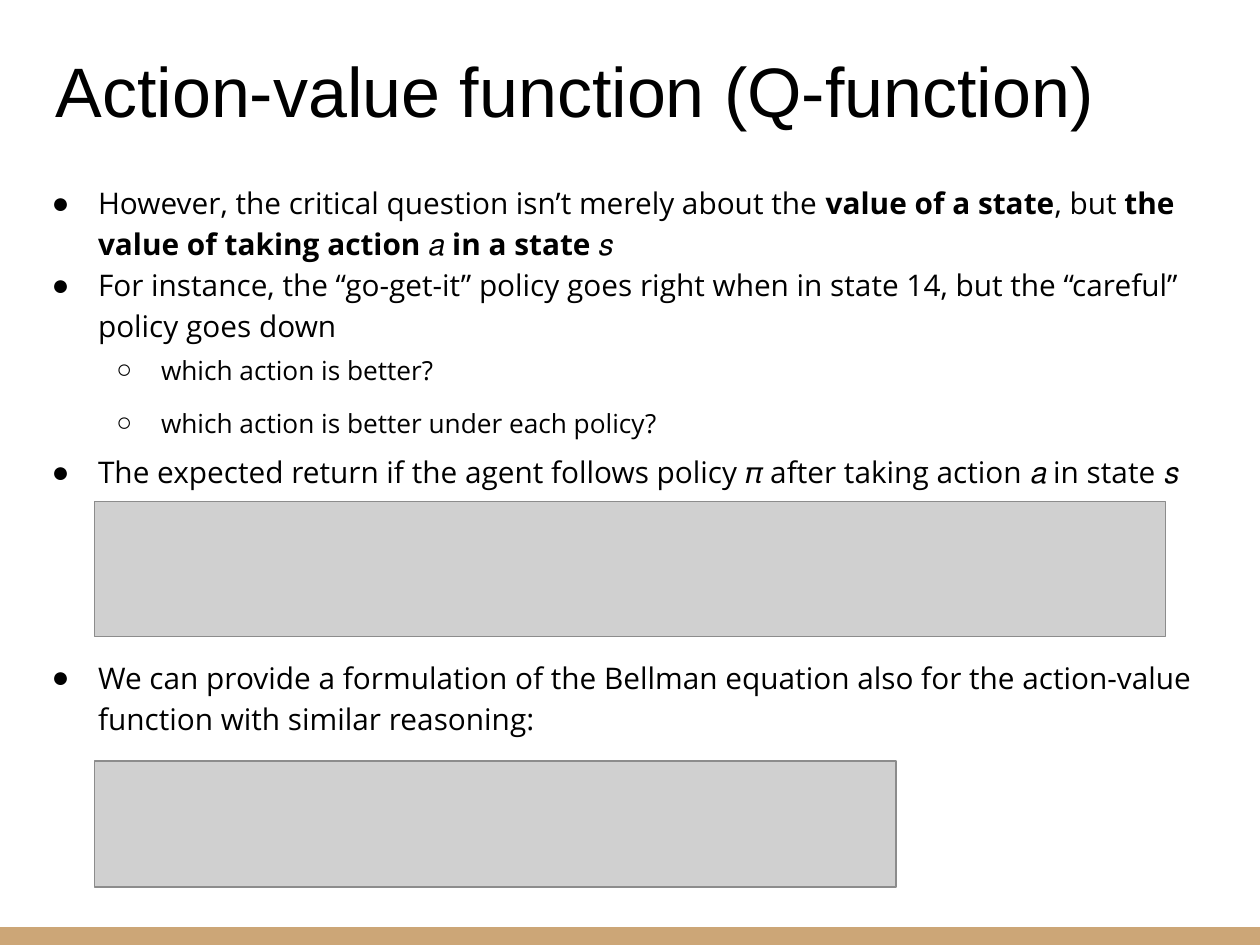
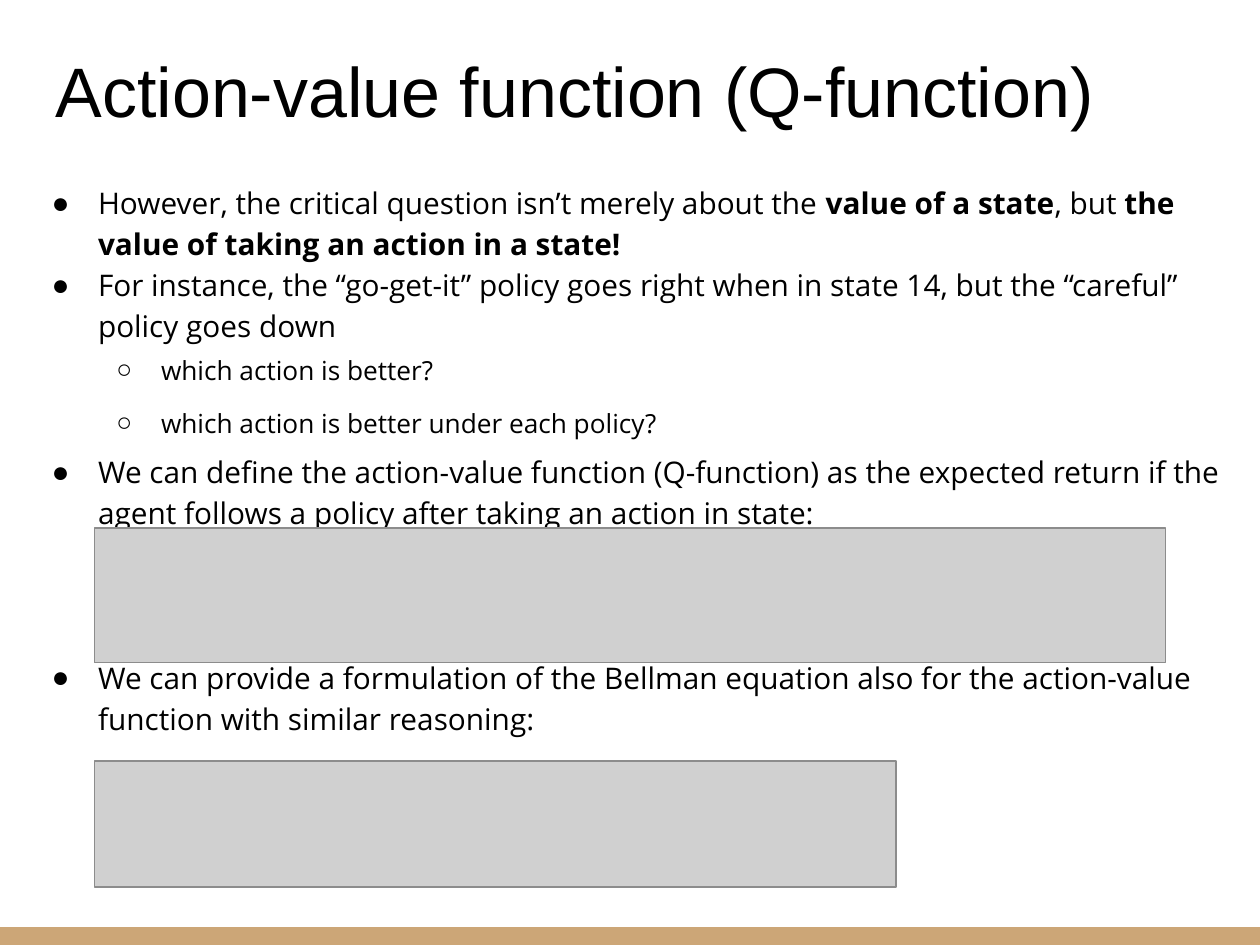
Before and after one commit to riccardoberta/autonomous-agents, a slide deck: slide 10 of 02 - Dynamic Programming/slides.pptx (slide 8 before the commit). Drawn at 1260x945 pixels with LibreOffice and Linux fonts; fonts in the diff are those of the drawing; grey boxes stand for pictures. Boxes give left, top, right and bottom in pixels: in the first picture for what was removed or moved away, otherwise in the second. Text is boxed around its words. In the diff, an @@ line names an element or a change of style, - is before the commit and + after.

```diff
--- a/02 - Dynamic Programming/slides.pptx
+++ b/02 - Dynamic Programming/slides.pptx
@@ text at (98,191,1174,262): text changed @@
-● However, the critical question isn’t merely about the value of a state, but the value of taking action 𝑎 in a state 𝑠
+● However, the critical question isn’t merely about the value of a state, but the value of taking an action in a state!
@@ text at (98,460,1219,532): text changed @@
-● The expected return if the agent follows policy 𝜋 after taking action 𝑎 in state 𝑠
+● We can define the action-value function (Q-function) as the expected return if the agent follows a policy after taking an action in state:
@@ picture: place and size @@
-picture at (94,501,1166,636)
+picture at (94,528,1166,663)
```
Also in this commit, not shown: 9 other slides changed, 2 slides added, 20 other files.
